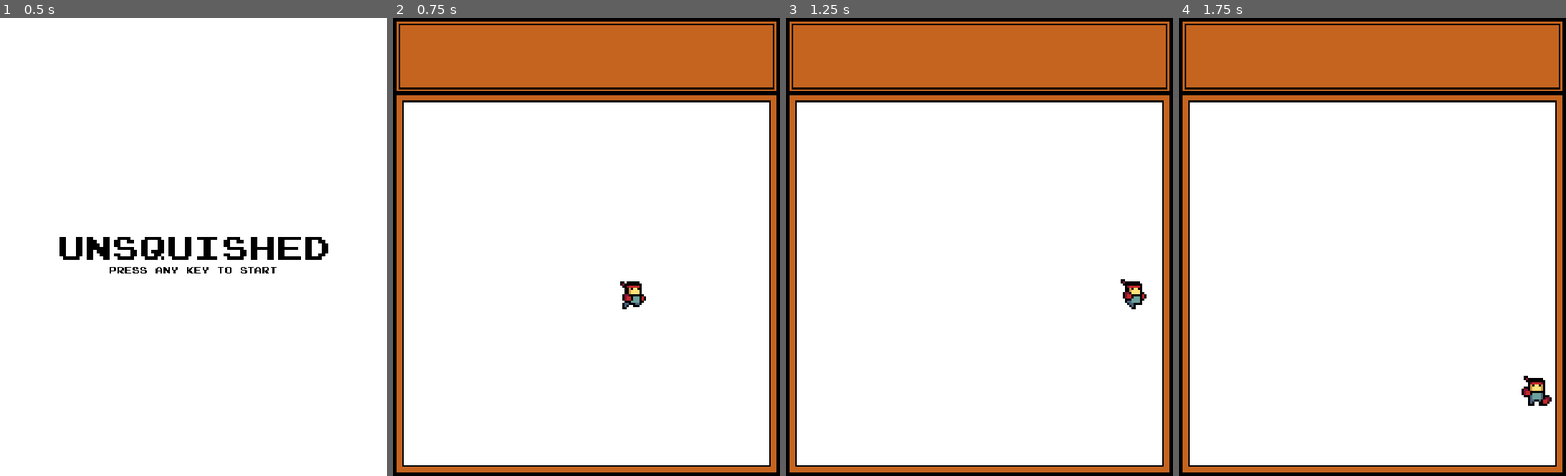
Above: before the commit, frames 1-4 (left to right).
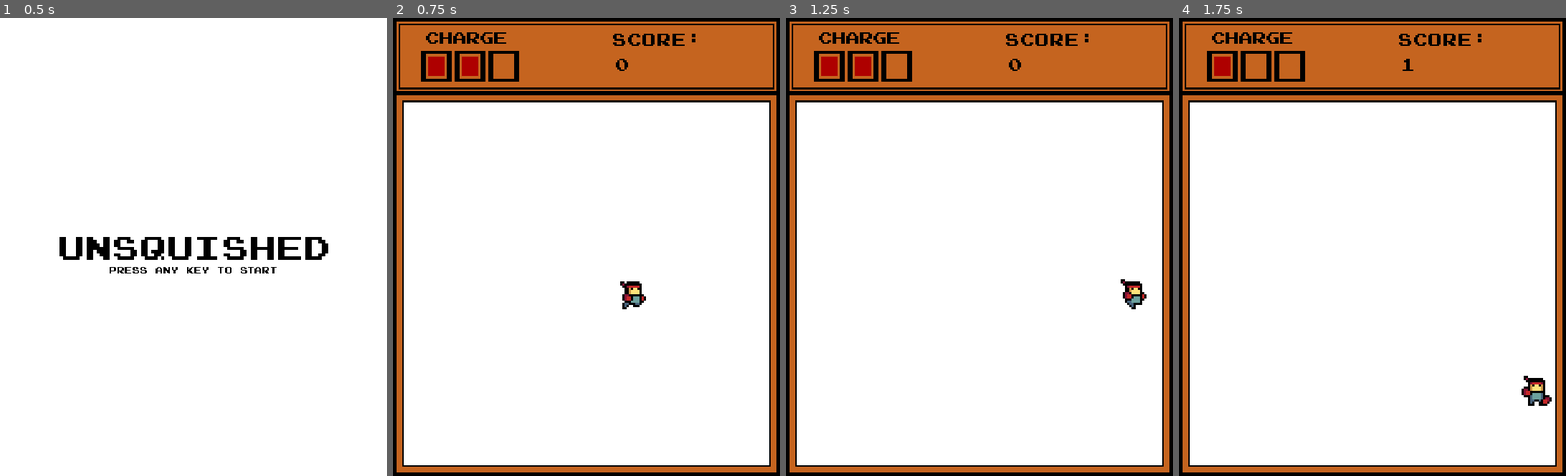
Above: after the commit, the same moments.

Repository: Compsciler/Unsquished
Game: Godot game, scene res://title_scene.tscn
Two runs of this game, one before a commit and one after it. Both use one fixed random seed, a clock stepped at 60 frames per second and the inputs below. The engine's default icon, where the game draws it, is replaced by a stand-in: a white triangle on a blue panel in a dark square.
Inputs:
- Up to frame 1 (0.5 s): no input
- Up to frame 2 (0.75 s): tap Enter at 0.5 s; hold D (right) from 0.53 s (still down); tap Space (super) at 0.6 s
- Up to frame 3 (1.25 s): keep holding D (right)
- Up to frame 4 (1.75 s): release D (right) at 1.28 s; hold S (down) from 1.28 s (still down); tap J (hit) at 1.35 s; tap Space (super) at 1.55 s

Frame 1 is identical in both runs. In frame 2, 1.7% of the frame differs, in the area x 7-79%, y 3-14%; in frame 3, 1.7%; in frame 4, 1.5%.

Commit message:
add ui

Diff:
--- a/CharacterBody2D.gd
+++ b/CharacterBody2D.gd
@@ -26,6 +26,8 @@
 var in_cooldown = false
 
 @export var super_count = 3
+
+signal charge_change
 
 func _physics_process(delta):
 	var horizontal_direction = Input.get_axis("left", "right")
@@ -91,6 +93,7 @@
 
 		super_audio_player.play()
 		super_count -= 1
+		emit_signal("charge_change", super_count)
 
 	velocity.x = direction.x * SPEED
 	velocity.y = direction.y * SPEED
--- a/node_2d.tscn
+++ b/node_2d.tscn
@@ -47,4 +47,6 @@
 volume_db = -12.0
 autoplay = true
 
+[connection signal="charge_change" from="CharacterBody2D" to="ui" method="_on_character_body_2d_charge_change"]
+
 [editable path="Walls"]
--- /dev/null
+++ b/ui.gd
@@ -0,0 +1,17 @@
+extends CanvasLayer
+
+@onready var charges = $TextureRect/HBoxContainer.get_children()
+
+var filled_texture = preload("res://Art/charge.png")
+var depleted_texture = preload("res://Art/charge_depleted.png")
+
+func _on_timer_timeout():
+	GameManager.score += 1
+	$TextureRect/Score.text = str(GameManager.score)
+
+
+func _on_character_body_2d_charge_change(charge):
+	for i in range(charge):
+		charges[i].texture = filled_texture
+	for i in range(charge, len(charges)):
+		charges[i].texture = depleted_texture
--- a/ui.tscn
+++ b/ui.tscn
@@ -1,8 +1,12 @@
-[gd_scene load_steps=2 format=3 uid="uid://cydbij7ixi433"]
+[gd_scene load_steps=5 format=3 uid="uid://cydbij7ixi433"]
 
 [ext_resource type="Texture2D" uid="uid://dwi2tmrtuxep4" path="res://Art/ui_frame.png" id="1_8cxuw"]
+[ext_resource type="Script" path="res://ui.gd" id="1_lvray"]
+[ext_resource type="FontFile" uid="uid://dc0l4u2m5v43n" path="res://joystix monospace.otf" id="2_sqlv1"]
+[ext_resource type="Texture2D" uid="uid://cnwmjv3rvheor" path="res://Art/charge.png" id="3_h6qhw"]
 
 [node name="ui" type="CanvasLayer"]
+script = ExtResource("1_lvray")
 
 [node name="TextureRect" type="TextureRect" parent="."]
 texture_filter = 1
@@ -12,3 +16,66 @@
 grow_horizontal = 2
 grow_vertical = 2
 texture = ExtResource("1_8cxuw")
+
+[node name="Label2" type="Label" parent="TextureRect"]
+layout_mode = 2
+offset_left = 305.0
+offset_top = 14.0
+offset_right = 431.0
+offset_bottom = 47.0
+theme_override_colors/font_color = Color(0, 0, 0, 1)
+theme_override_fonts/font = ExtResource("2_sqlv1")
+theme_override_font_sizes/font_size = 25
+text = "Score:"
+
+[node name="Score" type="Label" parent="TextureRect"]
+layout_mode = 2
+offset_left = 309.0
+offset_top = 49.0
+offset_right = 435.0
+offset_bottom = 82.0
+theme_override_colors/font_color = Color(0, 0, 0, 1)
+theme_override_fonts/font = ExtResource("2_sqlv1")
+theme_override_font_sizes/font_size = 25
+text = "0
+
+"
+
+[node name="Label" type="Label" parent="TextureRect"]
+layout_mode = 2
+offset_left = 45.0
+offset_top = 13.0
+offset_right = 551.0
+offset_bottom = 44.0
+theme_override_colors/font_color = Color(0, 0, 0, 1)
+theme_override_fonts/font = ExtResource("2_sqlv1")
+theme_override_font_sizes/font_size = 23
+text = "Charge
+"
+
+[node name="HBoxContainer" type="HBoxContainer" parent="TextureRect"]
+layout_mode = 2
+offset_left = 39.0
+offset_top = 46.0
+offset_right = 176.0
+offset_bottom = 89.0
+
+[node name="TextureRect" type="TextureRect" parent="TextureRect/HBoxContainer"]
+layout_mode = 2
+texture = ExtResource("3_h6qhw")
+expand_mode = 2
+
+[node name="TextureRect2" type="TextureRect" parent="TextureRect/HBoxContainer"]
+layout_mode = 2
+texture = ExtResource("3_h6qhw")
+expand_mode = 2
+
+[node name="TextureRect3" type="TextureRect" parent="TextureRect/HBoxContainer"]
+layout_mode = 2
+texture = ExtResource("3_h6qhw")
+expand_mode = 2
+
+[node name="Timer" type="Timer" parent="."]
+autostart = true
+
+[connection signal="timeout" from="Timer" to="." method="_on_timer_timeout"]
Not shown: 1 places in character_body_2d.tscn that only renumber resources
